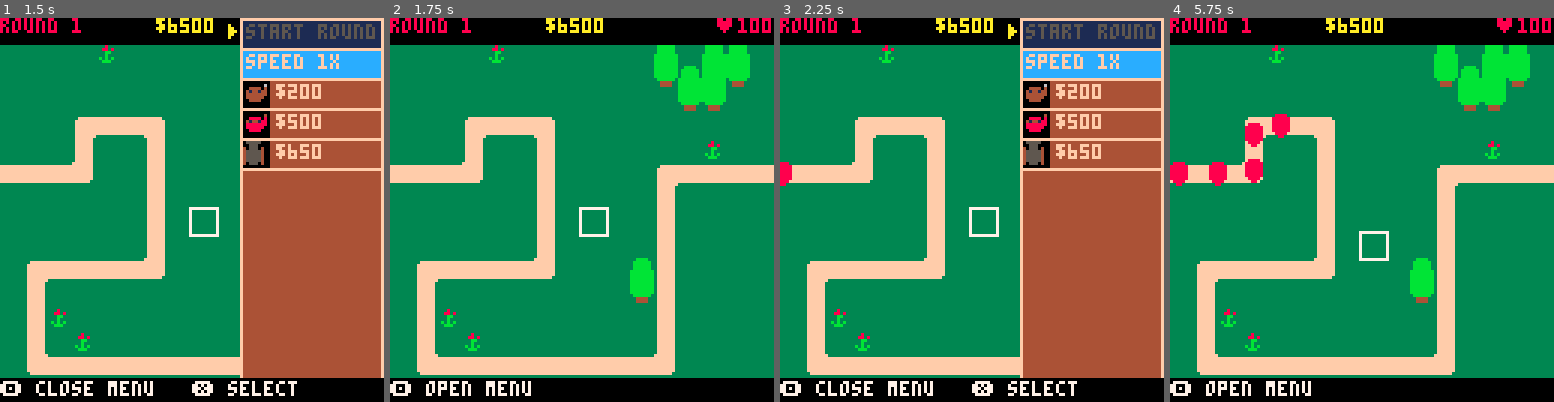
Above: before the commit, frames 1-4 (left to right).
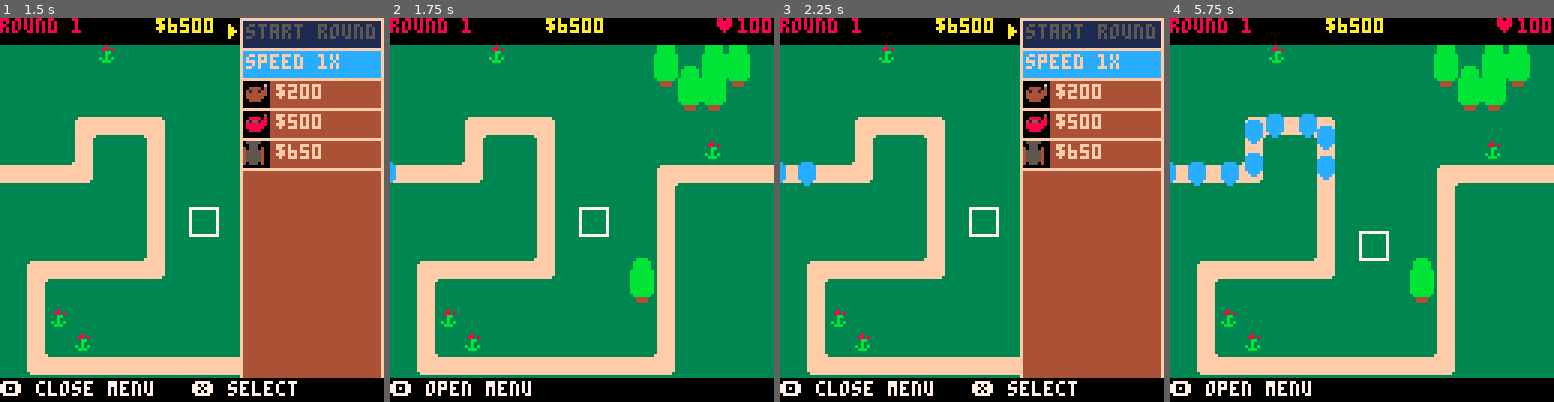
Above: after the commit, the same moments.

Repository: ingobeans/btd64
Game: PICO-8 cartridge btd64.p8
The game is run twice, just before and just after one commit, with the same random seed, the same clock (stepped at 60 frames per second) and the same inputs.
Inputs:
- Up to frame 1 (1.5 s): tap X (X key) at 0.33, 1.07 s; tap O (Z key) at 0.7 s
- Up to frame 2 (1.75 s): hold Right from 1.6 s (still down); tap O (Z key) at 1.7 s
- Up to frame 3 (2.25 s): tap X (X key) at 1.85 s; release Right at 2.1 s; tap O (Z key) at 2.1 s; hold Up from 2.15 s (still down)
- Up to frame 4 (5.75 s): release Up at 2.42 s; hold Right 2.47-3.03 s; tap O (Z key) every 0.4 s from 2.5 to 5.7 s; tap X (X key) at 2.97, 4.08, 5.2 s; hold Left 3.08-3.58 s; hold Down 3.63-3.97 s; hold Right 4.02-4.68 s; hold Up 4.73-5.03 s; hold Left 5.08-5.68 s; hold Down from 5.73 s (still down)

Frame 1 is identical in both runs. In frame 2, less than 0.1% of the frame differs, in the area x 0-2%, y 37-43%; in frame 3, 0.4%; in frame 4, 2.6%, in the area x 0-43%, y 25-44%.

Commit message:
add homing shurikens and confusion

Diff:
--- a/btd64.p8
+++ b/btd64.p8
@@ -9,6 +9,7 @@
 gnd_clr = 3
 
 waves_data = {
+	{15,{25,2}},
 	{25,{20,1}},
 	{15,{40,1}},
 	{15,{30,1},{15,2}}
@@ -104,59 +105,88 @@
 	{0.5, 48, 1, {}, {}},
 	{0.7, 48, 1, {1}, {{8,12}}},
 }
---type,pos,pt,score
+
 bloons = {}
 
 bloons_buffer = {}
-
 function empty_bloons_buffer()
 	for k,v in pairs(bloons_buffer) do
-		spawn_bloon(v[1],v[2],v[3],v[4])
+		spawn_bloon(v[1],v[2],v[3],v[4],v[5],v[6],v[7])
 	end
 	bloons_buffer = {}
+end
+
+function confuse_bloon(b)
+	if b.pt > 1 then
+		b.cnf = b.pt
+		b.s -= b.ptss[b.pt]
+		b.pt -= 1
+	end
 end
 
 function pop_bloon(bi,pp)
 	b = bloons[bi]
-	bt = bloon_types[b[1]]
+	bt = bloon_types[b.t]
 	for k,v in pairs(bt[4]) do
 		if k >= pp then
-			p = {b[2][1], b[2][2]}
+			p = {b.p[1], b.p[2]}
 			add(bloons_buffer,{
-				p,v,bi,b[3]}
+				p,v,bi,b.pt,b.s,b.ptss,b.cnf}
 			)
 		end
 	end
 	del(bloons,b)
 end
 
-function spawn_bloon(pos,t,id,pt)
+function spawn_bloon(pos,t,id,pt,s,ptss,cnf)
 	id = id or #bloons + 1
 	pt = pt or 1
-	add(bloons, {t, pos, pt, 0}, id)
+	ptss = ptss or {0}
+	cnf = cnf or false
+	s = s or 0
+	add(bloons, {
+		p=pos,
+		t=t,
+		pt=pt,
+		s=s,
+		ptss=ptss,
+		cnf=cnf,
+	})
 end
 
 function draw_bloons()
+	--h = nil
 	for k,v in pairs(bloons) do
-		bt = bloon_types[v[1]]
+		bt = bloon_types[v.t]
 		img = bt[2]
 		pcs = bt[5]
 		for k,v in pairs(pcs) do
 			pal(v[1], v[2])
 		end
-		spr(img, v[2][1], v[2][2])
+		spr(img, v.p[1], v.p[2])
+		--if h == nil or v.s > h[1] then
+		--	h = {v.s,{v.p[1],v.p[2]}}
+		--end
 		pal()
 	end
+	--if h != nil then
+	--	spr(64, h[2][1], h[2][2])
+	--	print(h[1],h[2][1], h[2][2])
+	--end
 end
 
 function mv_bloons()
 	for k,v in pairs(bloons) do
+		--if flr(v.p[1]/8) == crsr[1] and
+		--			flr(v.p[2]/8) == crsr[2] then
+		--	confuse_bloon(v)
+		--end
 		mv = {0,0}
-		pt = map_pts[v[3]]
-		spd = bloon_types[v[1]][1]*gspd
-		next_pt = map_pts[v[3]+1]
-		dix = v[2][1]-next_pt[1]*8
-		diy = v[2][2]-next_pt[2]*8
+		pt = map_pts[v.pt]
+		spd = bloon_types[v.t][1]*gspd
+		next_pt = map_pts[v.pt+1]
+		dix = v.p[1]-next_pt[1]*8
+		diy = v.p[2]-next_pt[2]*8
 		ma = 0
 
 		if dix < 0 then
@@ -170,18 +200,26 @@
 			mv[2] = -min(spd,diy)
 		end
 
-		nx = v[2][1] + mv[1]
-		ny = v[2][2] + mv[2]
-		ma = mv[1] + mv[2]
-
-		v[4] += ma
-		v[2] = {nx, ny}
+		nx = v.p[1] + mv[1]
+		ny = v.p[2] + mv[2]
+		ma = abs(mv[1]) + abs(mv[2])
+
+		--give no score if confused
+		if v.cnf == false then
+			v.s += ma
+			v.ptss[v.pt] += ma
+		end
+		v.p = {nx, ny}
 
 		if nx/8 == next_pt[1] and
 					ny/8 == next_pt[2] do
-			v[3] += 1
-			if v[3] >= #map_pts then
-				lives -= #bloon_types[v[1]][4]+1
+			v.pt += 1
+			v.ptss[v.pt] = 0
+			if v.cnf == v.pt then
+				v.cnf = false
+			end
+			if v.pt >= #map_pts then
+				lives -= #bloon_types[v.t][4]+1
 				del(bloons,v)
 			end
 		end
@@ -396,7 +434,7 @@
 		m = monkeys[in_menu]
 		rectfill(129-w,1,126,9,0)
 		print("upgrade",129-w+12,2,7)
-		spr(m.i,129-w,1)
+		draw_base_monkey(m.ti,{129-w,1})
 		--draw upgrade buttons
 		for k,v in pairs({m.u1[m.ui1],m.u2[m.ui2]}) do
 			rectfill(128-w,k*10,128-w+9,10+k*10,0)
@@ -484,6 +522,7 @@
 		pdf=dp_dart, --proj draw func
 		pl=10, --proj lifetime
 		pvr=1, --proj variant
+		pmom=1, --proj moab dmg multi
 		phfn=nil, --proj hit func
 		l=false, --lead
 		cer=false, --ceramic
@@ -585,23 +624,34 @@
 			{200,77,function (this)
 				this.r += 0.3
 				this.ccs=max(2,this.ccs)
+			end},
+			{300,78,function (this)
+
+			end},
+			{800,79,function (this)
+
 			end}
 		},
 		u2={
 			{400,93,function (this)
 				this.pvr = 2
 				this.pp = 2
-				this.pbr = 14
+				this.pbr = 12
 				this.ccs=max(2,this.ccs)
 			end},
 			{400,94,function (this)
 				this.pvr = 3
 				this.pp = 4
-				this.r += 0.3
+				this.r += 0.1
 				this.ad -= 0.4
 				this.ps += 3
 				this.ccs=4
 				this.i = 20
+			end},
+			{900,95,function (this)
+				this.pvr = 4
+				this.pmom = 10
+				this.i = 36
 			end}
 		},
 		i=4,
@@ -662,8 +712,8 @@
 function bloons_near(pos,r)
 	t = {}
 	for k,v in pairs(bloons) do
-		x = v[2][1]+4
-		y = v[2][2]+4
+		x = v.p[1]+4
+		y = v.p[2]+4
 		tx = pos[1]
 		ty = pos[2]
 		dx = (x-tx)
@@ -679,21 +729,33 @@
 --sort
 --0 first
 --1 strong
+--2 near
 function bloon_near(pos,r,sort)
-
+	b = {nil,0,0,0,0,0}
 	for k,v in pairs(bloons) do
-		x = v[2][1]+4
-		y = v[2][2]+4
+		x = v.p[1]+4
+		y = v.p[2]+4
 		tx = pos[1]
 		ty = pos[2]
 		dx = (x-tx)
 		dy = (y-ty)
 		d = sqrt(dx^2+dy^2)
+		if sort == 0 then
+			s = v.s
+		elseif sort == 1 then
+			s = v.t
+		elseif sort == 2 then
+			s = -d
+		else
+			stop()
+		end
 		if d < r then
-			return v,dx,dy,d,k
-		end
-	end
-	return 0,0,0,0,0
+			if b[1] == nil or s > b[1] then
+				b={s,v,dx,dy,d,k}
+			end
+		end
+	end
+	return b[2],b[3],b[4],b[5],b[6]
 end
 
 function reg_attack(this)
@@ -717,7 +779,7 @@
 -->8
 --proj
 
---{x,y},{mx,my},ps,pl,pr,pp,lead,cer,lifec,popc
+--{x,y},{mx,my},ps,pl,pr,pp,l,cer,lifec,popc
 proj = {}
 
 function spwn_proj(pos,mv,mk)
@@ -735,45 +797,56 @@
 		if v.plc >= v.pl then
 			del(proj,v)
 		else
-			if v.phm == true then
-				b,dx,dy,d,bi = bloon_near(v.p,20,0)
-				if b != 0 then
-					v.mv = {dx/d,dy/d}
+			--loop to repeat in case
+			--move direction changes
+			repeat_move = true
+			while repeat_move do
+				repeat_move = false
+				tmx = v.mv[1]*v.ps*gspd
+				tmy = v.mv[2]*v.ps*gspd
+
+				--split the movement of proj
+				--to chunks smaller than 5 px
+				--for a consistent collision
+				--detection
+				max_gap = 7
+				ttmx = {}
+				ttmy = {}
+
+				mxs = max(ceil(abs(tmx)/max_gap),ceil(abs(tmy)/max_gap))
+	   for j=1,mxs do
+	    add(ttmx, tmx/mxs)
+	    add(ttmy, tmy/mxs)
 				end
-			end
-			tmx = v.mv[1]*v.ps*gspd
-			tmy = v.mv[2]*v.ps*gspd
-
-			--split the movement of proj
-			--to chunks smaller than 5 px
-			--for a consistent collision
-			--detection
-			max_gap = 7
-			ttmx = {}
-			ttmy = {}
-
-			mxs = max(ceil(abs(tmx)/max_gap),ceil(abs(tmy)/max_gap))
-   for j=1,mxs do
-    add(ttmx, tmx/mxs)
-    add(ttmy, tmy/mxs)
-			end
-
-			for k,csmx in pairs(ttmx) do
-				csmy = ttmy[k]
-				v.p[1] += csmx
-				v.p[2] += csmy
-				b,dx,dy,d,bi = bloon_near(v.p,4,0)
-				if b != 0 then
-					cash += 1
-					pop_bloon(bi, v.pp)
-					if v.phfn != nil then
-						v.phfn(v)
+
+				for k,csmx in pairs(ttmx) do
+					csmy = ttmy[k]
+					v.p[1] += csmx
+					v.p[2] += csmy
+
+					b,dx,dy,d,bi = bloon_near(v.p,4,0)
+					if b != 0 then
+						cash += 1
+						pop_bloon(bi, v.pp)
+						if v.phfn != nil then
+							v.phfn(v)
+						end
+
+						v.prc += 1
+						if v.prc == v.pr then
+							del(proj,v)
+							break
+						end
+
+					--check if can home
+					if v.phm == true then
+						b,dx,dy,d,bi = bloon_near(v.p,20,0)
+						if b != 0 then
+							v.mv = {dx/d,dy/d}
+							repeat_move = true
+							break
+						end
 					end
-
-					v.prc += 1
-					if v.prc == v.pr then
-						del(proj,v)
-						break
 					end
 				end
 			end
@@ -809,25 +882,54 @@
 function ph_stun(this)
 	rng = rnd(100)
 	if rng < 15 then
-		bls = bloons_near(this.p, 8)
+		bls = bloons_near(this.p, 13)
 		for k,v in pairs(bls) do
-			v[3] -= 1
-			if v[3] < 1 then
-				v[3] = 1
-			end
+			confuse_bloon(v)
 		end
 	end
 end
 
 function ph_bomb(this)
 	part = dpr_explosion
-	if this.pbr > 8 then
+	if this.ui2 >= 2 then
 		part = dpr_big_explosion
 	end
 	spwn_particle(this.p,part)
 	bls = bloons_near(this.p, this.pbr)
 	for k,v in pairs(bls) do
 		pop_bloon(indexof(bloons,v),1)
+	end
+	--if frag bomb upgrade
+	--spawn 4 new bombs
+	if this.ui1 >= 3 then
+		dirs = {
+			{0,1},
+			{0,-1},
+			{1,0},
+			{-1,0}
+		}
+		for k,v in pairs(dirs) do
+			powner = {
+				pl=10,
+				pp=1,
+				pr=1,
+				ps=2,
+				pdf=dp_bomb,
+				phfn=nil,
+				pvr=1,
+				ui1=1,
+				ui2=1,
+				pbr=8
+			}
+			if this.ui1 >= 4 then
+				powner.phfn = ph_bomb
+			end
+			spwn_proj(
+				{this.p[1],this.p[2]},
+				{v[1],v[2]},
+				powner
+			)
+		end
 	end
 end
 -->8
Not shown, changed: 37 lines of the sprite sheet (__gfx__) section of btd64.p8
